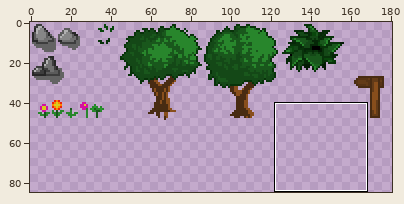
File history of a sprite sheet, Assets/Sprites/Levels/Assets/Levels TileSet.png. Above, an overview of the earlier version with the close-up marked.
Close-up. Earlier state:
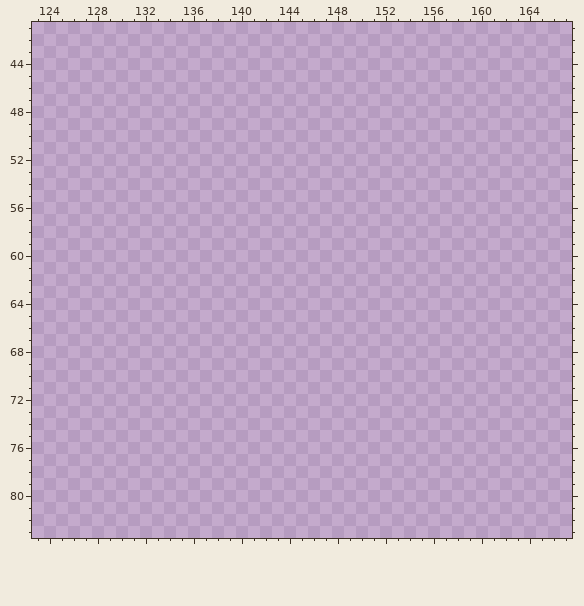
The file is 200x200 pixels. Colours within 5 levels of each other are drawn and written as one. Shown: x 123..167, y 41..83. The wide view leaves out empty margins.
Now the later version:
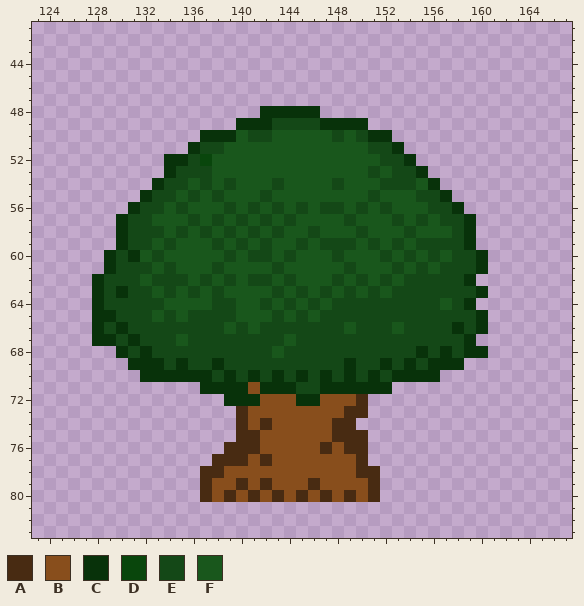
Palette (. is transparent): A #482b12  B #884e1c  C #08320a  D #09460c  E #144817  F #19571c
Log entry: Updated level tileset
Difference:
{"y":48,"x":142,"old":".....","new":"CCCCC"}
{"y":49,"x":140,"old":"...........","new":"CCCEEEECCCC"}
{"y":50,"x":137,"old":"................","new":"CCCFEEFFFFFEFECC"}
{"y":51,"x":136,"old":"..................","new":"CEEFFFFFFFFFFFFEEC"}
{"y":52,"x":134,"old":".....................","new":"CCEDFFFFFFFFFFFFFFEEC"}
{"y":53,"x":134,"old":"......................","new":"CEEEFFFFFFFFFFFFFEFEEC"}
{"y":54,"x":133,"old":"........................","new":"CEEFEFEFFFEFFFFEFFFEEEFC"}
{"y":55,"x":132,"old":"..........................","new":"CEEFEFEFFFEFFFFFFFFEFFFEEC"}
{"y":56,"x":131,"old":"............................","new":"CEEFEFFFEFEFEFEFEEFEFEFFFEEC"}
{"y":57,"x":130,"old":"..............................","new":"CEEFFFEFEFEFEFEFFFFEFFFEFEFEEC"}
{"y":58,"x":130,"old":"..............................","new":"CEEEFEFEFEFEFEFFEFFFEFFFEFFFEC"}
{"y":59,"x":130,"old":"..............................","new":"CEEFEFFFEFEFEFFEFEEEFEFEFEEEEC"}
{"y":60,"x":129,"old":"................................","new":"CECFEFFFFFEFEEFEFFFEFFFEFEFEFEEC"}
{"y":61,"x":129,"old":"................................","new":"CEEEFEFFFEFFFFEFFFFFEFFFEFEFEEEC"}
{"y":62,"x":128,"old":"................................","new":"CEEEFEEEFEFEFEEFEFFFEFEFEFEEEEEC"}
{"y":63,"x":128,"old":".................................","new":"CECEEFEFEFEFFFFEFEFEFEFEFEEEEEEEC"}
{"y":64,"x":128,"old":"................................","new":"CEEEEEFFFFEEFFEFEFEFEEEEEEEEEFEC"}
{"y":65,"x":128,"old":".................................","new":"CCEEEFEFEEEEFFFEFEFEEEEEEEEEEEEEC"}
{"y":66,"x":128,"old":".................................","new":"CECEEEEEEEEFEFEEEEEEEFEEEFEEEECEC"}
{"y":67,"x":128,"old":"................................","new":"CCECEEEFEEEEEEEEFEEEEEEEEEEEEEEC"}
{"y":68,"x":130,"old":"...............................","new":"CECEEEEEEEEEEFEEEEEEEEEEECECECC"}
{"y":69,"x":131,"old":"............................","new":"CCCECEECEEEEEEEEEECEECECECCC"}
{"y":70,"x":132,"old":".........................","new":"CCCCCCECECECECECECECECCCC"}
{"y":71,"x":137,"old":"................","new":"CCCCBCCCEECCCCCC"}
{"y":72,"x":139,"old":"............","new":"CCCBBBCCBBBA"}
{"y":73,"x":140,"old":"...........","new":"ABBBBBBBBAA"}
{"y":74,"x":140,"old":"..........","new":"ABABBBBBAA"}
{"y":75,"x":140,"old":"...........","new":"AABBBBBBAAA"}
{"y":76,"x":139,"old":"............","new":"AAABBBBBABAA"}
{"y":77,"x":138,"old":".............","new":"AAABABBBBBBBA"}
{"y":78,"x":137,"old":"...............","new":"AABBBBBBBBBBBAA"}
{"y":79,"x":137,"old":"...............","new":"ABBABABBBABBBBA"}
{"y":80,"x":137,"old":"...............","new":"ABABABABABABABA"}
